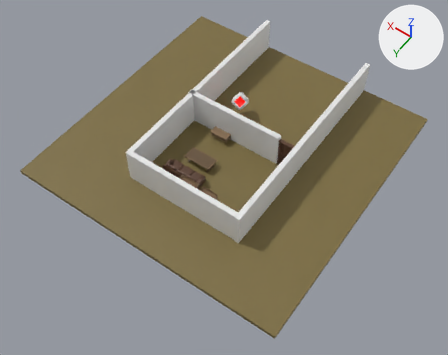
Renders of the glTF model assets/models/World.glb from each side of a commit.
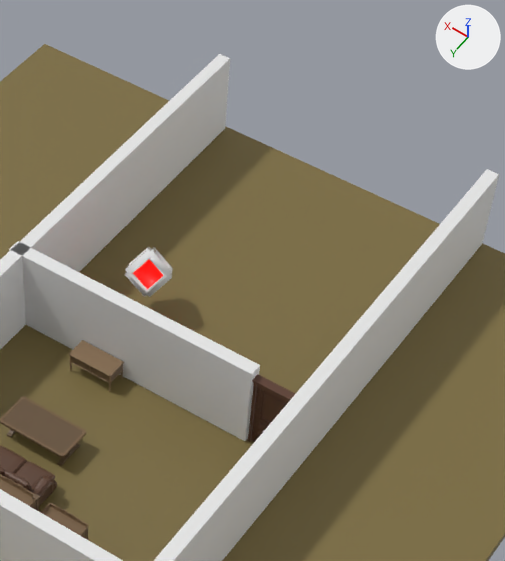
Each version appears first whole from a camera (50 mm lens) standing at (-22.3, 32.3, 45.0) and looking at (-2.2, 4.2, 0.8), and next in a close-up on the part from 41% to 83% of the width and 0% to 59% of the height. The axes (+X, +Y, +Z) are drawn at upper right. The lights are the same throughout. Where no turn or scale is listed for an object, it has been applied to the vertices.

The first close-up shows 'Closet.001', 'Cube', 'Desk.001', 'Door.001', 'DoorFrame.001', 'Plane', 'Sofa2.001', 'Table2.001', 'Wall', 'Wall.001', 'Wall.002', 'Wall.003'.
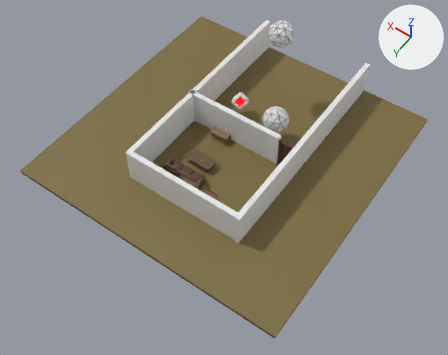
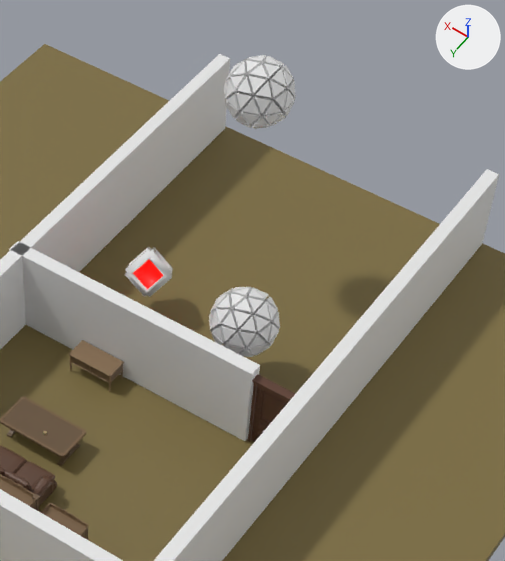
The change, as a list of edits to the scene's bpy script:
```text
Add me_icosphere:
    me_icosphere.from_pydata(...)  # 282 vertices, 560 faces; spans x -1.2..1.2, y -1.24..1.24, z -1.24..1.24
Add ob_icosphere_001:
    ob_icosphere_001 = bpy.data.objects.new('Icosphere.001', me_icosphere)
    ob_icosphere_001.parent = ob_foo_001
    ob_icosphere_001.location = (0.0, 0.0, 0.0)
Add ob_icosphere:
    ob_icosphere = bpy.data.objects.new('Icosphere', me_icosphere)
    ob_icosphere.parent = ob_foo
    ob_icosphere.location = (0.0, 0.0, 0.0)
```

Pixel boxes [x1, y1, x2, y2] of what changed, in the close-ups (505 x 561 px):
'Icosphere', added: after [224, 55, 296, 129]
'Icosphere.001', added: after [209, 287, 280, 357]
